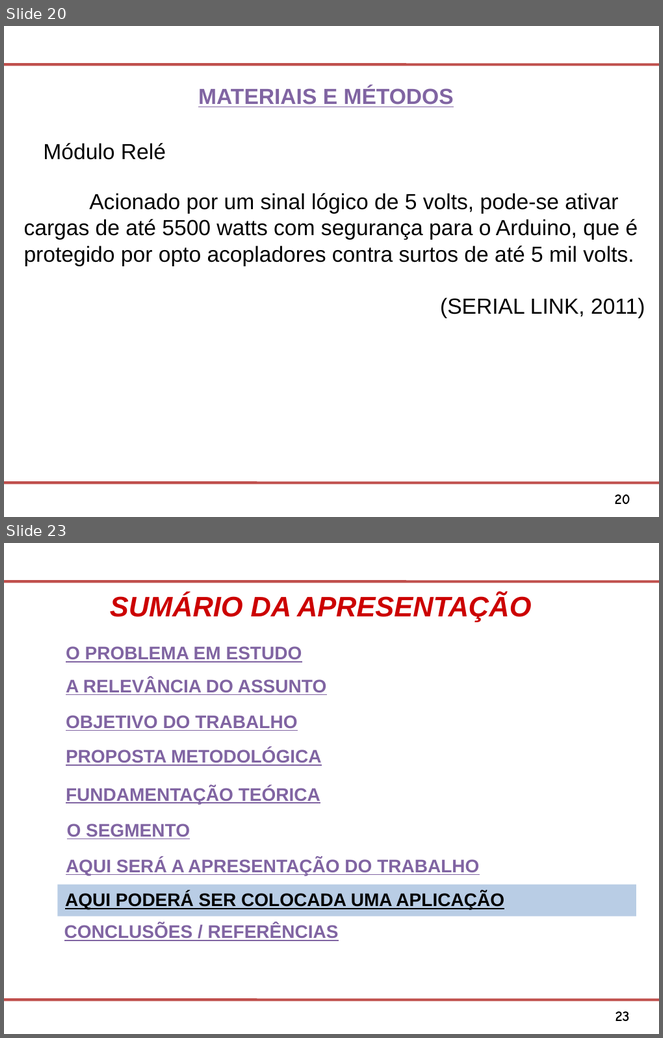
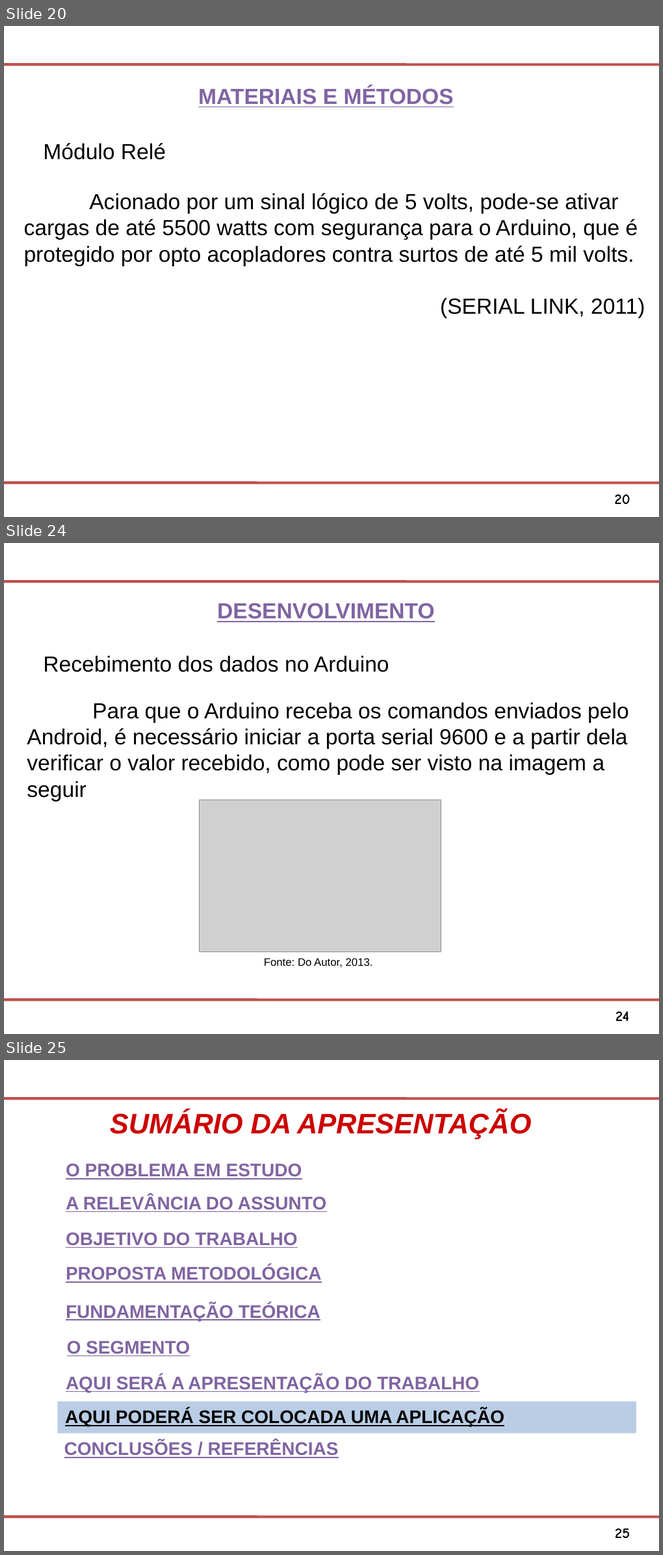
Before and after one commit to Osmar1503/TG, a slide deck: Modelo Apresentacao FATEC SJC.ppt. Shown one above the other, each under a label of ours: slides 20 and 23 before the commit, slides 20, 24 and 25 after it; the slides between them are not shown. The pictures are 663x1038 and 663x1555 pixels, drawn with LibreOffice and Linux fonts; fonts in the diff are those of the drawing; grey boxes stand for pictures; background and template pictures are left out. Boxes give left, top, right and bottom in pixels: in the first picture for what was removed or moved away, otherwise in the second. Text is boxed around its words. In the diff, an @@ line names an element or a change of style, - is before the commit and + after.

```diff
--- a/Modelo Apresentacao FATEC SJC.ppt
+++ b/Modelo Apresentacao FATEC SJC.ppt
@@ slide 24 added at (4,543,659,1034), background #FFFFFF; not listed: 3 template elements that a slide beside it also shows @@
@@ text added at (217,603,435,622), 24 pt, text #8064A2, bold, underline @@
+DESENVOLVIMENTO
@@ text added at (43,655,389,672), 24 pt, text #000000 @@
+Recebimento dos dados no Arduino
@@ text added at (27,702,629,802), 24 pt, text #000000 @@
+Para que o Arduino receba os comandos enviados pelo Android, é necessário iniciar a porta serial 9600 e a partir dela verificar o valor recebido, como pode ser visto na imagem a seguir
@@ picture added at (200,800,441,953) @@
@@ text added at (264,958,373,967), 12 pt, text #000000 @@
+Fonte: Do Autor, 2013.
@@ what was slide 23 is now slide 25 @@
@@ page number at (615,1529,630,1538): text changed @@
-23
+25
```
Also in this commit, not shown: 1 slide changed, 2 other slides added, 1 slide removed, 2 other files.
